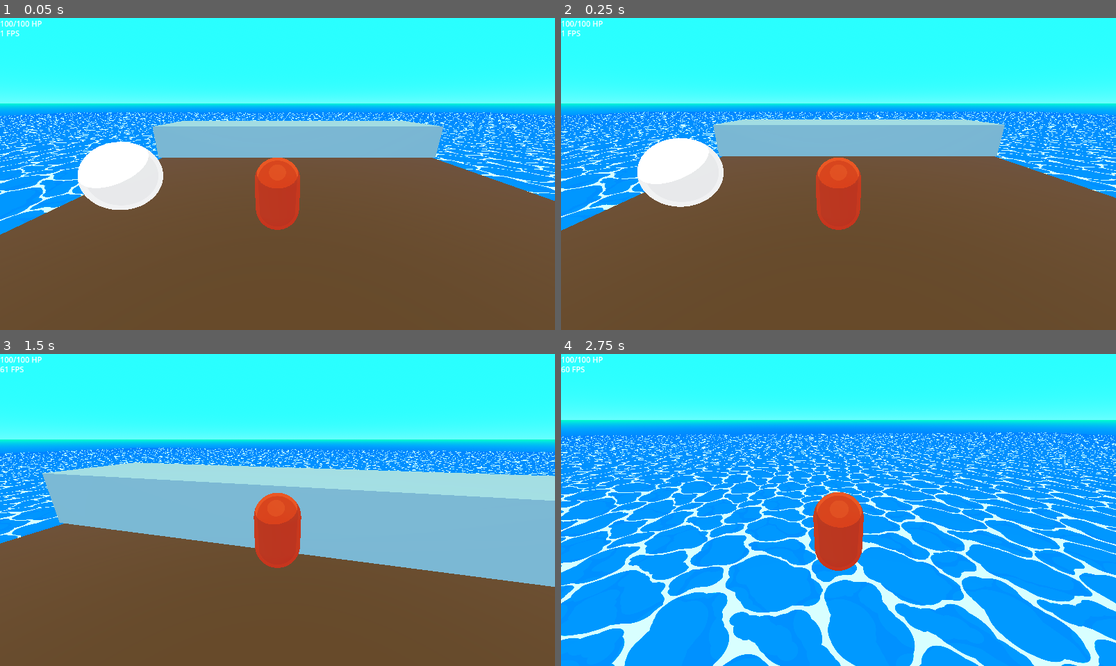
Above: before the commit, frames 1-4 (two rows, left to right).
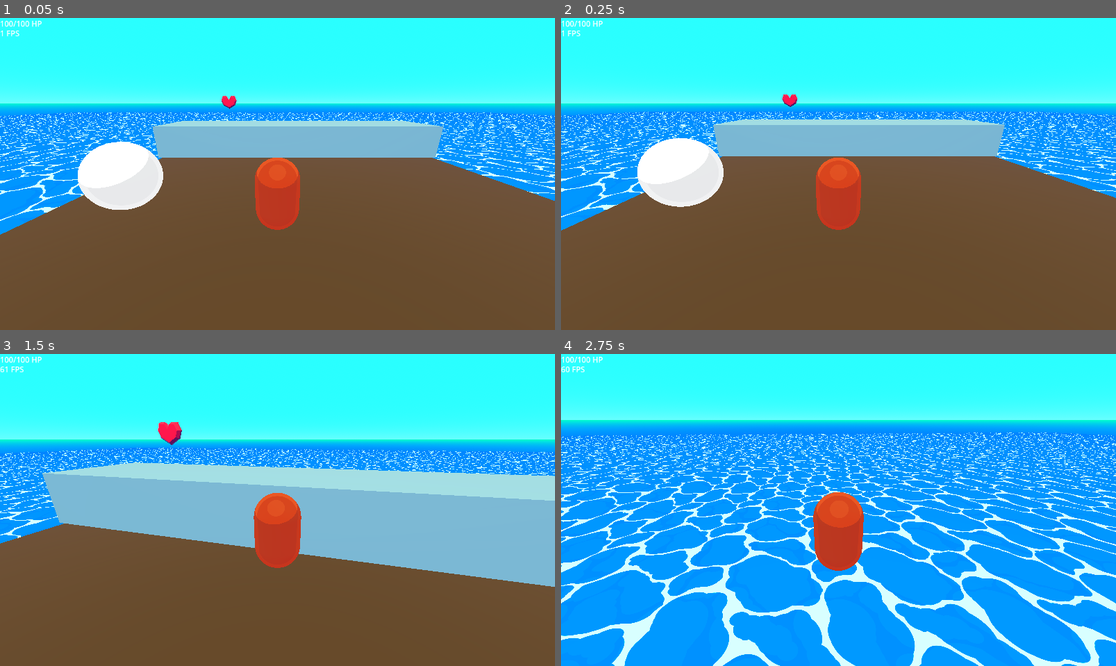
Above: after the commit, the same moments.

Repository: alizardguy/BoatGame
Game: Godot game, scene res://Scenes/Levels/debug_level.tscn
The game is run twice, just before and just after one commit, with the same random seed, the same clock (stepped at 60 frames per second) and the same inputs.
Inputs (mouse positions are in pixels of both pictures, inside the frame that each line leads up to):
- Up to frame 1 (0.05 s): no input
- Up to frame 2 (0.25 s): no input
- Up to frame 3 (1.5 s): tap Enter (ui_accept) at 0.5, 0.77 s; move the mouse to (305, 510) at 0.52 s; hold W (move_up) from 0.53 s (still down); tap Shift (move_crouch) at 0.6 s; move the mouse to (249, 510) at 1.27 s; tap R (move_run) at 1.35 s
- Up to frame 4 (2.75 s): keep holding W (move_up); tap Enter (ui_accept) at 1.52 s; move the mouse to (849, 503) at 2.02 s; tap Shift (move_crouch) at 2.1 s

The runs differ from the first frame. In frame 1, less than 0.1% of the frame differs, in the area x 39-43%, y 24-30%; in frame 2, less than 0.1%; in frame 3, 0.2%, in the area x 28-33%, y 21-30%; in frame 4, nothing differs.

Commit message:
going back a layer for now
lol

Diff:
--- a/src/Scenes/Levels/debug_level.tscn
+++ b/src/Scenes/Levels/debug_level.tscn
@@ -4,7 +4,7 @@
 [ext_resource type="Shader" path="res://Assets/Shaders/basicToon.gdshader" id="2_2tb5w"]
 [ext_resource type="PackedScene" uid="uid://dl85ec2cwq75b" path="res://Scenes/Prefabs/Player.tscn" id="3_13rih"]
 [ext_resource type="PackedScene" uid="uid://b3skrw3yc1oum" path="res://Scenes/Interface/user_interface.tscn" id="4_7foum"]
-[ext_resource type="PackedScene" uid="uid://0io05nhmegot" path="res://Scenes/Prefabs/Collectibles/small_heart_item.tscn" id="5_ipaxp"]
+[ext_resource type="PackedScene" uid="uid://xo0qoax7xvma" path="res://Scenes/Prefabs/Collectibles/basic_heart.tscn" id="5_b4um4"]
 
 [sub_resource type="ShaderMaterial" id="ShaderMaterial_7ybka"]
 render_priority = 0
@@ -138,5 +138,5 @@
 
 [node name="user_interface" parent="." instance=ExtResource("4_7foum")]
 
-[node name="small_heart_item" parent="." instance=ExtResource("5_ipaxp")]
-transform = Transform3D(1, 0, 0, 0, 1, 0, 0, 0, 1, -2.64301, 1.63412, -4.62417)
+[node name="basic_heart" parent="." instance=ExtResource("5_b4um4")]
+transform = Transform3D(1, 0, 0, 0, 1, 0, 0, 0, 1, -2.26652, 1.94609, -4.4435)
--- a/src/Scenes/Prefabs/Collectibles/basic_heart.tscn
+++ b/src/Scenes/Prefabs/Collectibles/basic_heart.tscn
@@ -1,17 +1,9 @@
-[gd_scene load_steps=4 format=3 uid="uid://cdlb8jtoty2aq"]
+[gd_scene load_steps=3 format=3 uid="uid://xo0qoax7xvma"]
 
-[ext_resource type="Script" path="res://Scripts/Items/collectible_items/collectible_heart.gd" id="1_5ue6k"]
-[ext_resource type="PackedScene" uid="uid://bqcli4k25qx1i" path="res://Assets/Mesh/Items/Collectibles/DebugHeart.glb" id="2_4f884"]
-
-[sub_resource type="SphereShape3D" id="SphereShape3D_uybha"]
-radius = 0.24
+[ext_resource type="Script" path="res://Scripts/Items/collectible_item_base.gd" id="1_qpa8a"]
+[ext_resource type="PackedScene" uid="uid://cdfrghhsc5pfw" path="res://Assets/Mesh/Items/Collectibles/debug_heart.tscn" id="2_mmrkp"]
 
 [node name="basic_heart" type="Node3D"]
-script = ExtResource("1_5ue6k")
+script = ExtResource("1_qpa8a")
 
-[node name="DebugHeart" parent="." instance=ExtResource("2_4f884")]
-
-[node name="StaticBody3D" type="StaticBody3D" parent="."]
-
-[node name="CollisionShape3D" type="CollisionShape3D" parent="StaticBody3D"]
-shape = SubResource("SphereShape3D_uybha")
+[node name="DebugHeart" parent="." instance=ExtResource("2_mmrkp")]
--- a/src/Scripts/Items/collectible_item_base.gd
+++ b/src/Scripts/Items/collectible_item_base.gd
@@ -4,8 +4,12 @@
 
 extends Node3D
 
-func _collected() -> void:
+var collect_value: float;
+var collect_type: String;
+
+func collected():
 	print("collected");
 
+# Called when the node enters the scene tree for the first time.
 func _ready():
 	print("collectible in scene");
--- a/src/Scripts/Items/collectible_items/collectible_heart.gd
+++ /dev/null
@@ -1,15 +0,0 @@
-@icon("res://Assets/Images/Icons/Class/heart.png")
-
-class_name CollectibleHeart
-
-extends CollectibleItemBase
-
-
-# Called when the node enters the scene tree for the first time.
-func _ready():
-	pass # Replace with function body.
-
-
-# Called every frame. 'delta' is the elapsed time since the previous frame.
-func _process(_delta):
-	pass
